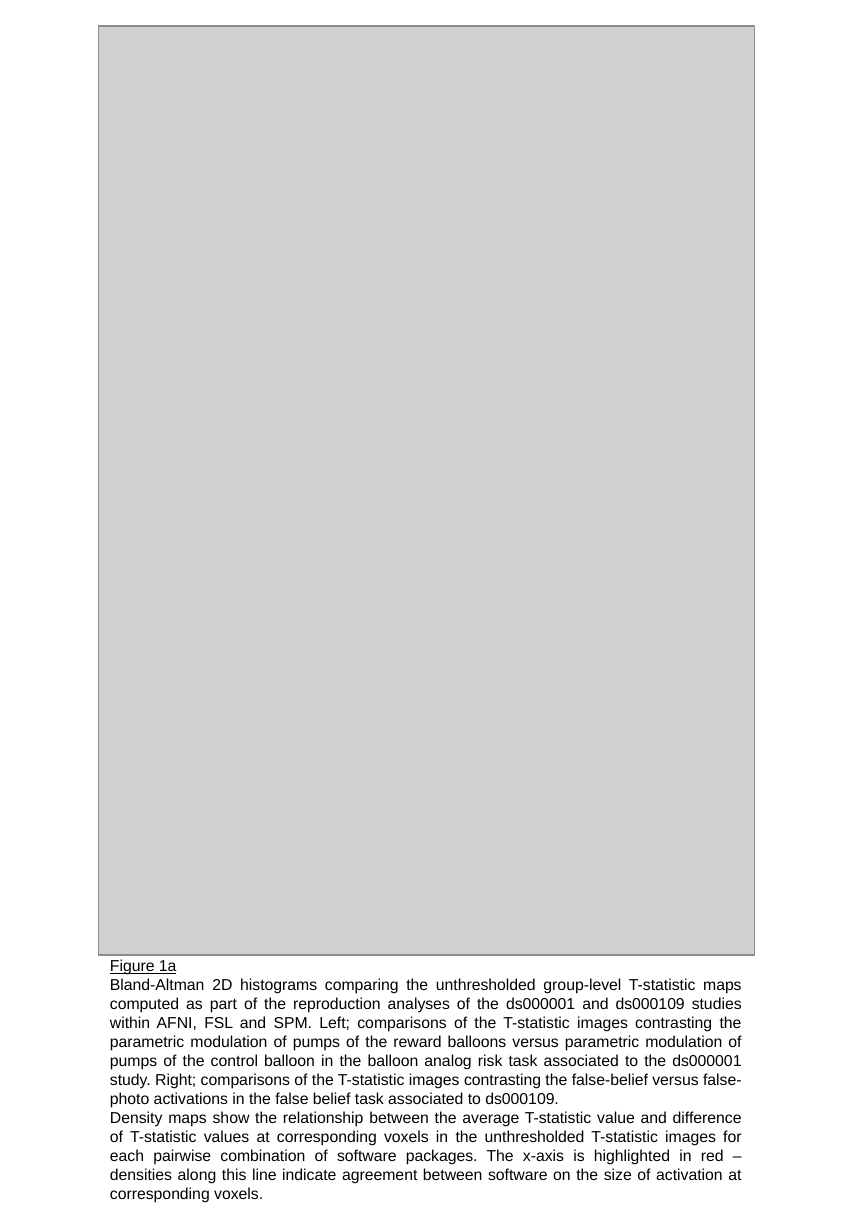
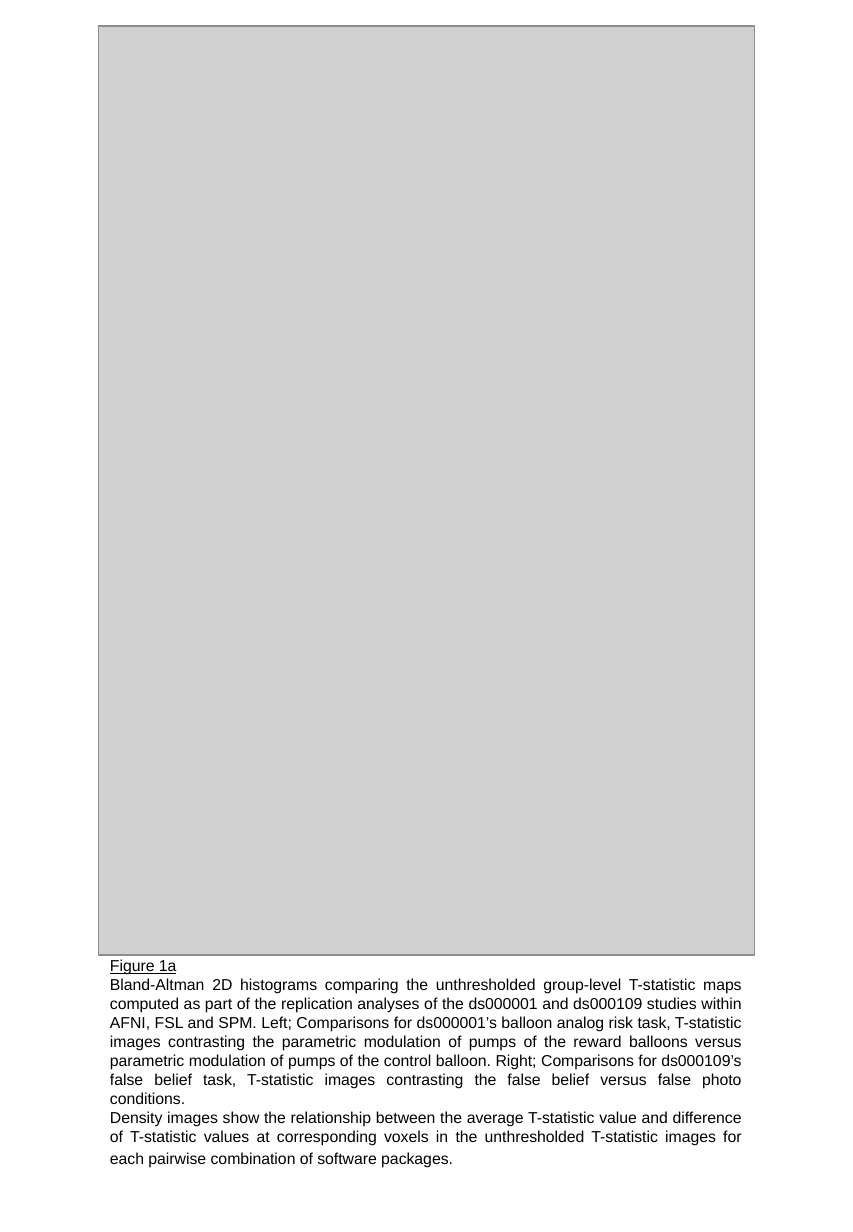
Before and after one commit to NISOx-BDI/Software_Comparison, a slide deck: slide 3 of publication-figures-portrait.pptx (slide 1 before the commit). Drawn at 853x1232 pixels with LibreOffice and Linux fonts; fonts in the diff are those of the drawing; grey boxes stand for pictures. Boxes give left, top, right and bottom in pixels: in the first picture for what was removed or moved away, otherwise in the second. Text is boxed around its words. In the diff, an @@ line names an element or a change of style, - is before the commit and + after.

Commit message:
figures converted to pdf, new figures of thresholded and unthresholded stat images

```diff
--- a/publication-figures-portrait.pptx
+++ b/publication-figures-portrait.pptx
@@ text at bbox=[110, 978, 742, 1168]: text changed @@
-Bland-Altman 2D histograms comparing the unthresholded group-level T-statistic maps computed as part of the reproduction analyses of the ds000001 and ds000109 studies within AFNI, FSL and SPM. Left; comparisons of the T-statistic images contrasting the parametric modulation of pumps of the reward balloons versus parametric modulation of pumps of the control balloon in the balloon analog risk task associated to the ds000001 study. Right; comparisons of the T-statistic images contrasting the false-belief versus false-photo activations in the false belief task associated to ds000109.
-Density maps show the relationship between the average T-statistic value and difference of T-statistic values at corresponding voxels in the unthresholded T-statistic images for each pairwise combination of software packages. The x-axis is highlighted in red – densities along this line indicate agreement between software on the size of activation at corresponding voxels.
+Bland-Altman 2D histograms comparing the unthresholded group-level T-statistic maps computed as part of the replication analyses of the ds000001 and ds000109 studies within AFNI, FSL and SPM. Left; Comparisons for ds000001’s balloon analog risk task, T-statistic images contrasting the parametric modulation of pumps of the reward balloons versus parametric modulation of pumps of the control balloon. Right; Comparisons for ds000109’s false belief task, T-statistic images contrasting the false belief versus false photo conditions.
+Density images show the relationship between the average T-statistic value and difference of T-statistic values at corresponding voxels in the unthresholded T-statistic images for each pairwise combination of software packages.
```
Also in this commit, not shown: 4 other slides changed, 2 slides added, 26 other files.
